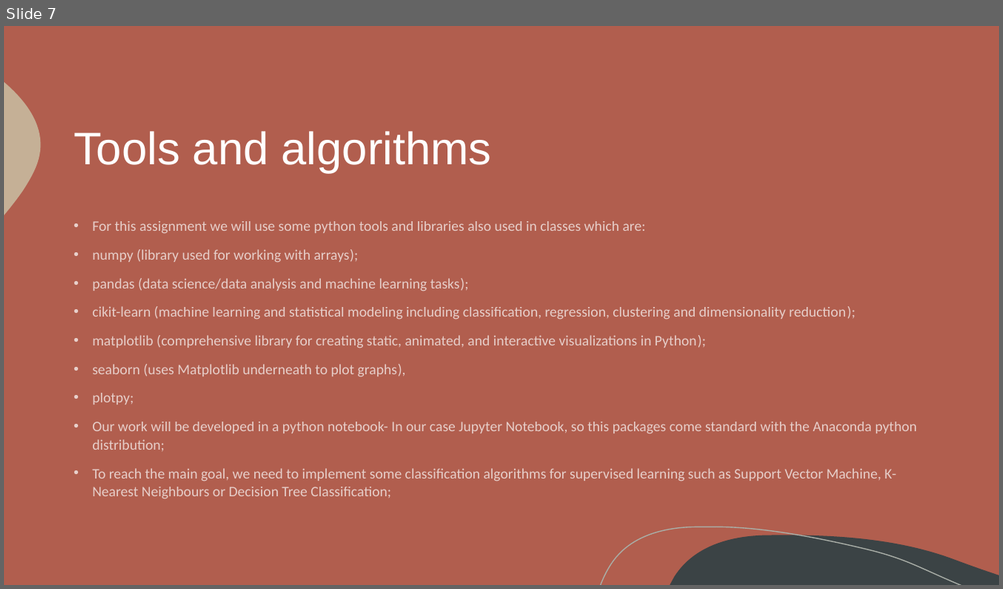
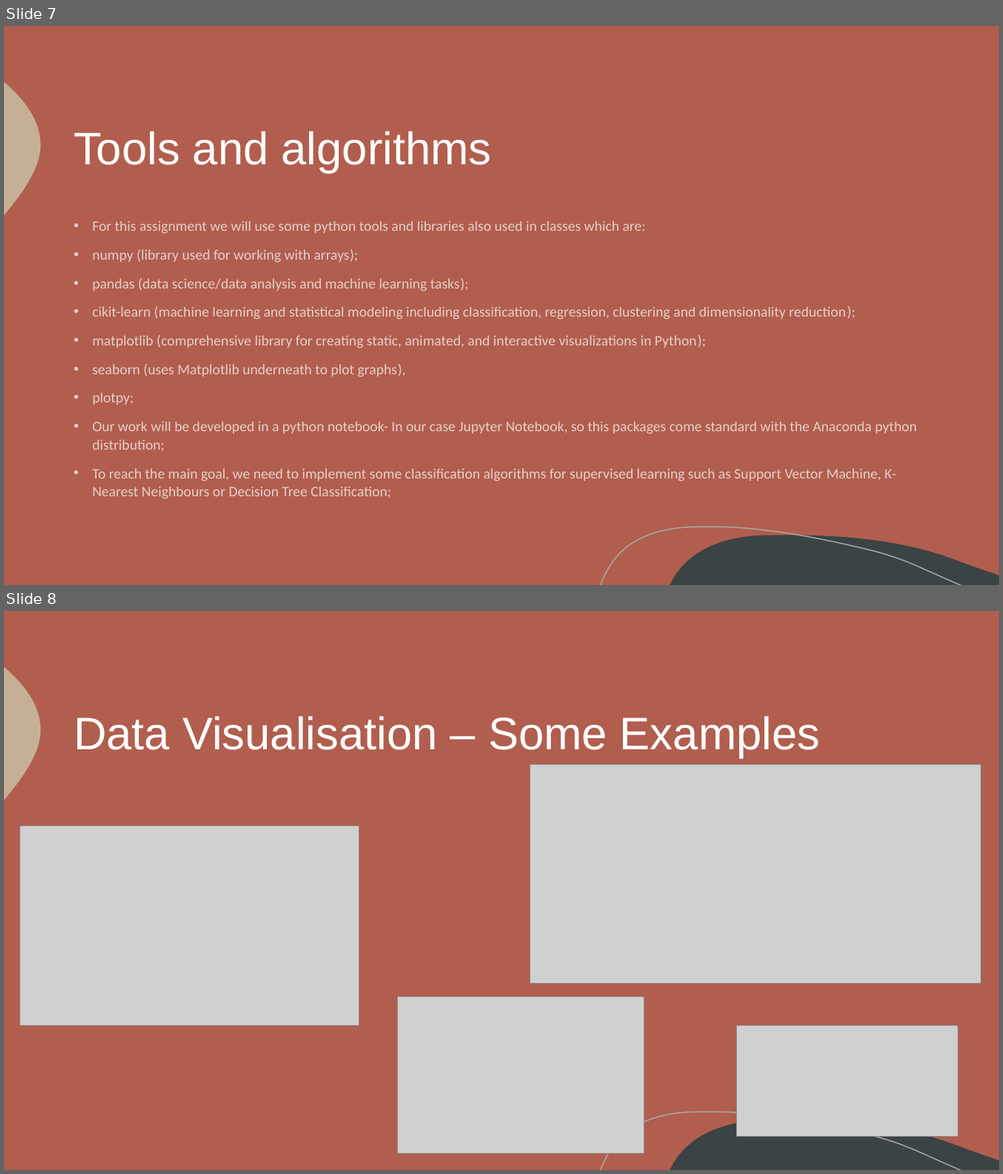
Before and after one commit to itsdomsantos/IART-2022, a slide deck: proj2/iart_proj2_final.pptx. Shown one above the other, each under a label of ours: slide 7 before the commit, slides 7 and 8 after it. The pictures are 1003x589 and 1003x1174 pixels, drawn with LibreOffice and Linux fonts; fonts in the diff are those of the drawing; grey boxes stand for pictures. Boxes give left, top, right and bottom in pixels: in the first picture for what was removed or moved away, otherwise in the second. Text is boxed around its words. In the diff, an @@ line names an element or a change of style, - is before the commit and + after.

```diff
--- a/proj2/iart_proj2_final.pptx
+++ b/proj2/iart_proj2_final.pptx
@@ slide 8 added at bbox=[4, 611, 999, 1170], background #B15E4E; not listed: 3 template elements that a slide beside it also shows @@
@@ title added at bbox=[74, 716, 819, 758], 44 pt, text #FFFFFF @@
+Data Visualisation – Some Examples
@@ picture added at bbox=[530, 765, 981, 984] @@
@@ picture added at bbox=[20, 826, 359, 1026] @@
@@ picture added at bbox=[397, 997, 643, 1154] @@
@@ picture added at bbox=[737, 1026, 958, 1136] @@
```
Also in this commit, not shown: 1 slide changed, 3 other slides added, 1 slide removed, 1 other file.
